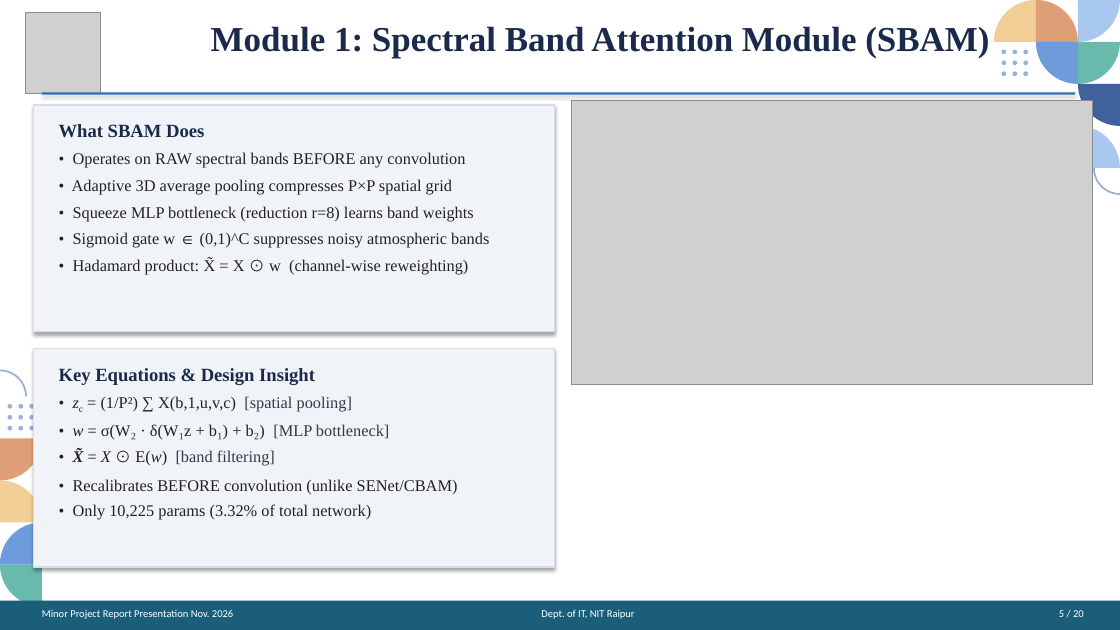
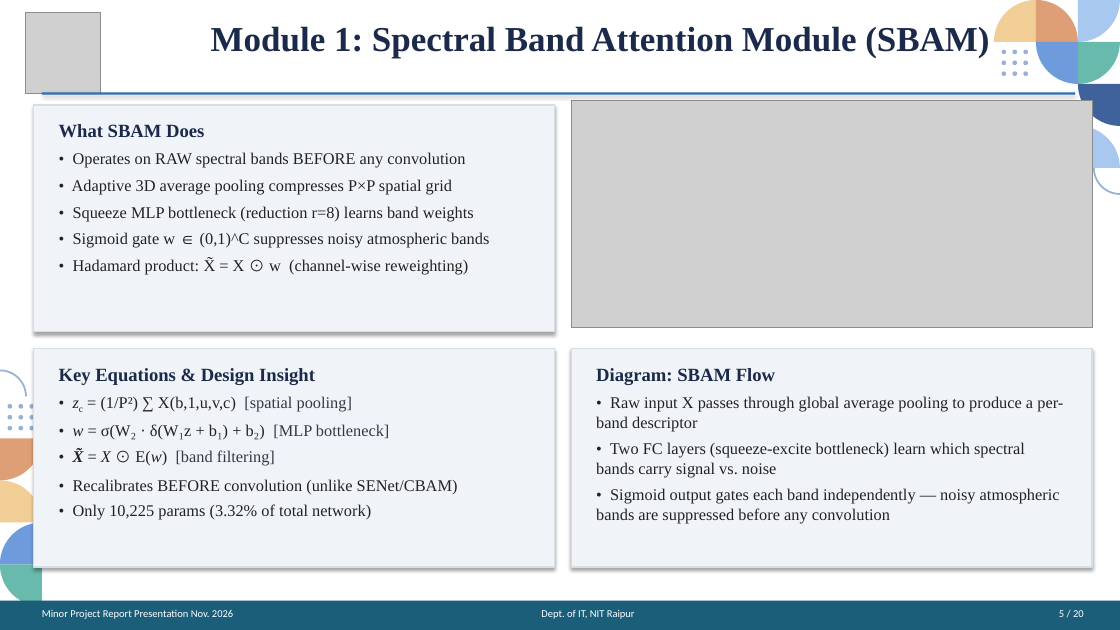
Before and after one commit to codeforlifeee/paper, a slide deck: slide 5 of SGSCF_Net_Final_Presentation.pptx. Drawn at 1120x630 pixels with LibreOffice and Linux fonts; fonts in the diff are those of the drawing; grey boxes stand for pictures. Boxes give left, top, right and bottom in pixels: in the first picture for what was removed or moved away, otherwise in the second. Text is boxed around its words. In the diff, an @@ line names an element or a change of style, - is before the commit and + after.

```diff
--- a/SGSCF_Net_Final_Presentation.pptx
+++ b/SGSCF_Net_Final_Presentation.pptx
@@ picture: place and size @@
-picture at bbox=[571, 101, 1092, 385]
+picture at bbox=[571, 101, 1092, 328]
@@ rectangle added at bbox=[571, 349, 1092, 567], fill #F0F4F8, outline #D5DDE5 1 pt @@
@@ text added at bbox=[596, 368, 1063, 524], 14 pt, text #222222 @@
+Diagram: SBAM Flow
+• Raw input X passes through global average pooling to produce a per-band descriptor
+• Two FC layers (squeeze-excite bottleneck) learn which spectral bands carry signal vs. noise
+• Sigmoid output gates each band independently — noisy atmospheric bands are suppressed before any convolution
```
Also in this commit, not shown: 2 other slides changed, 1 other file.
